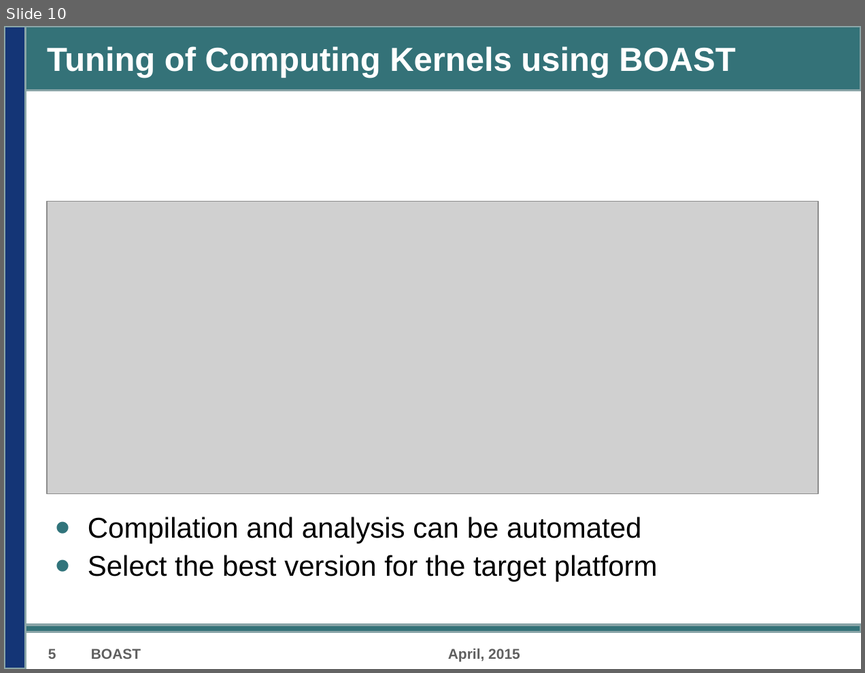
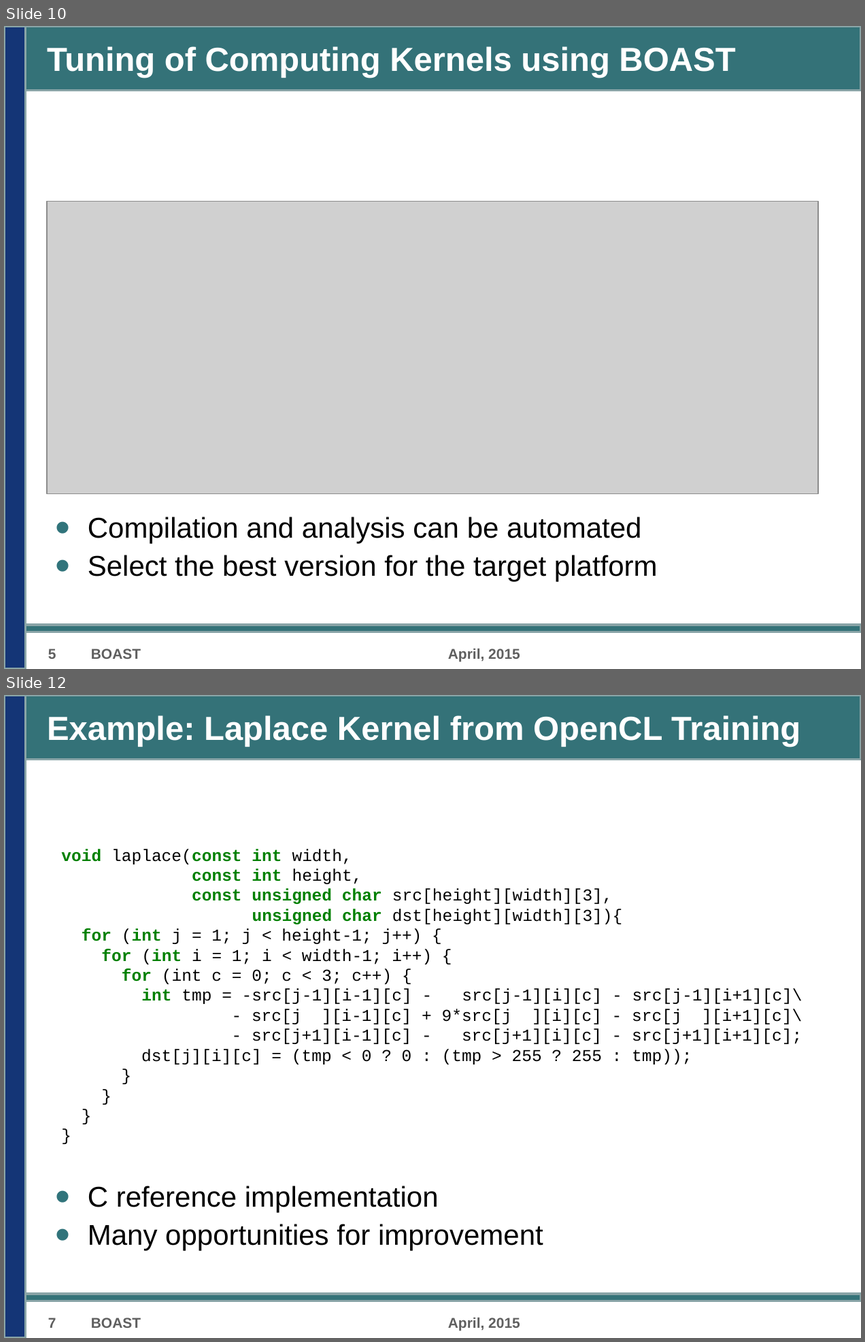
Before and after one commit to Nanosim-LIG/boast-lig, a slide deck: Paper/D5.5/D5.5.odp. Shown one above the other, each under a label of ours: slide 10 before the commit, slides 10 and 12 after it; the slides between them are not shown. The pictures are 865x673 and 865x1342 pixels, drawn with LibreOffice and Linux fonts; fonts in the diff are those of the drawing; grey boxes stand for pictures; background and template pictures are left out. Boxes give left, top, right and bottom in pixels: in the first picture for what was removed or moved away, otherwise in the second. Text is boxed around its words. In the diff, an @@ line names an element or a change of style, - is before the commit and + after.

```diff
--- a/Paper/D5.5/D5.5.odp
+++ b/Paper/D5.5/D5.5.odp
@@ slide 12 added at bbox=[4, 695, 861, 1338], background #FFFFFF; not listed: 3 template elements that a slide beside it also shows @@
@@ title added at bbox=[47, 715, 800, 747], 28 pt, text #FFFFFF, bold @@
+Example: Laplace Kernel from OpenCL Training
@@ text added at bbox=[61, 849, 802, 1064], 14 pt, text #000000 @@
+void laplace(const int width,
+const int height,
+const unsigned char src[height][width][3],
+unsigned char dst[height][width][3]){
+for (int j = 1; j < height-1; j++) {
+for (int i = 1; i < width-1; i++) {
+for (int c = 0; c < 3; c++) {
+int tmp = -src[j-1][i-1][c] - src[j-1][i][c] - src[j-1][i+1][c]\
+- src[j ][i-1][c] + 9*src[j ][i][c] - src[j ][i+1][c]\
+- src[j+1][i-1][c] - src[j+1][i][c] - src[j+1][i+1][c];
+dst[j][i][c] = (tmp < 0 ? 0 : (tmp > 255 ? 255 : tmp));
+}
+}
+}
+}
@@ text added at bbox=[88, 1185, 543, 1250], 24 pt, text #000000 @@
+• C reference implementation
+• Many opportunities for improvement
@@ text added at bbox=[48, 1317, 56, 1327], 12 pt, text #5F5F5F, bold @@
+7
@@ text added at bbox=[91, 1317, 141, 1327], 12 pt, text #5F5F5F, bold @@
+BOAST
@@ text added at bbox=[448, 1317, 520, 1331], 12 pt, text #5F5F5F, bold @@
+April, 2015
```
Also in this commit, not shown: 1 slide changed, 2 other slides added.
